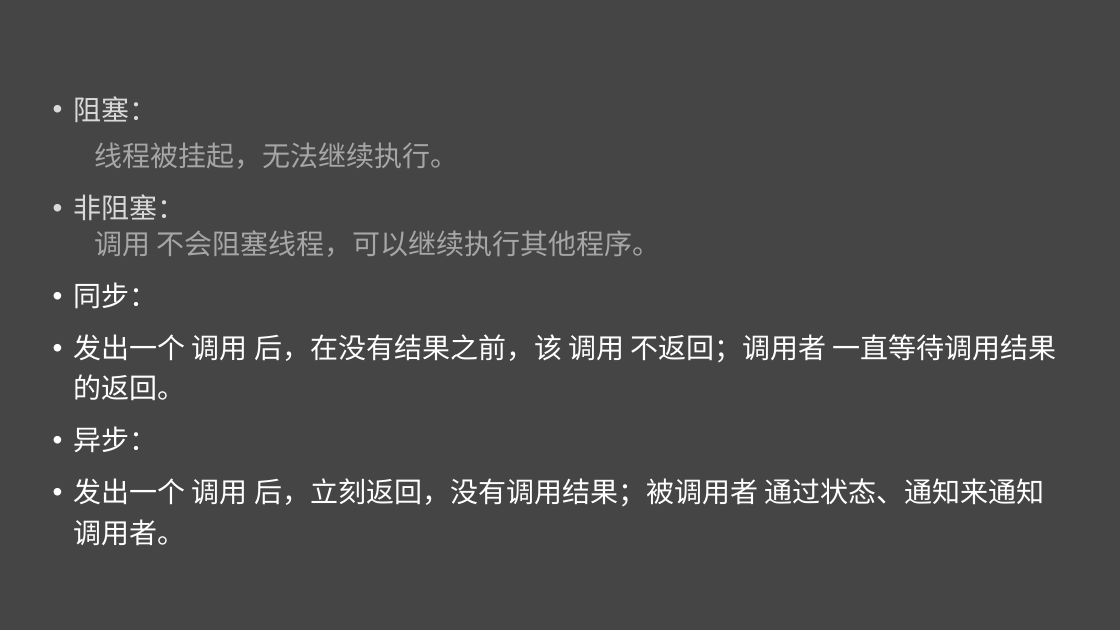
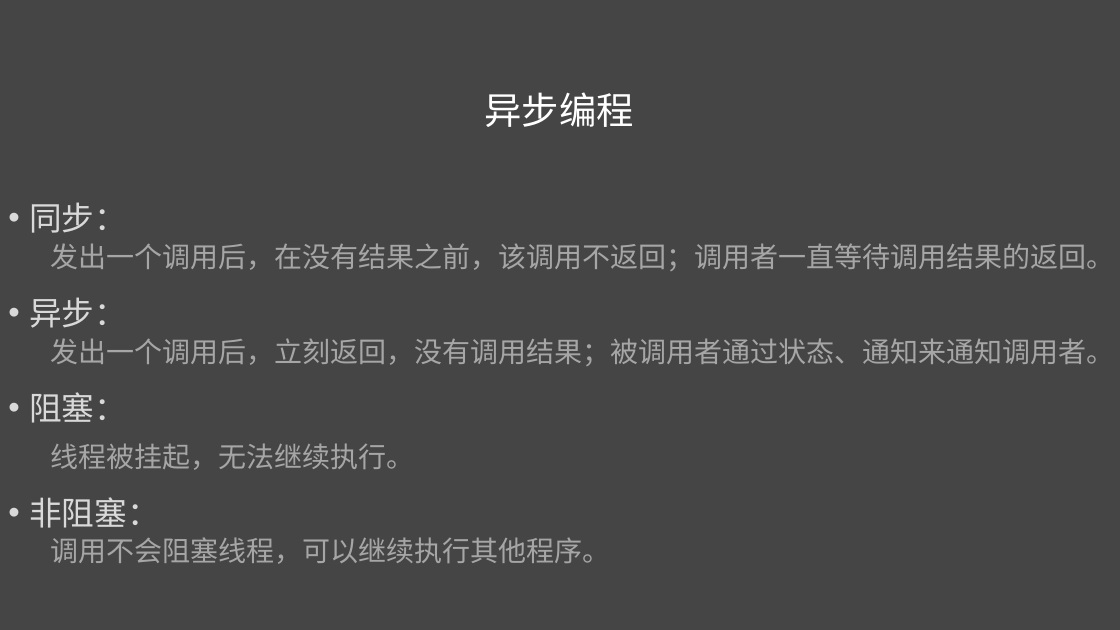
Before and after one commit to liuweiGL/share, a slide deck: slide 10 of ppt/JavaScript基础二.pptx (slide 4 before the commit). Drawn at 1120x630 pixels with LibreOffice and Linux fonts; fonts in the diff are those of the drawing. Boxes give left, top, right and bottom in pixels: in the first picture for what was removed or moved away, otherwise in the second. Text is boxed around its words. In the diff, an @@ line names an element or a change of style, - is before the commit and + after.

```diff
--- a/ppt/JavaScript基础二.pptx
+++ b/ppt/JavaScript基础二.pptx
@@ text added at <box>485,92,634,127</box>, 32 pt, text #FFFFFF @@
+异步编程
@@ text "同步：": place and size @@
-text "同步：" at <box>74,96,1057,546</box>
+text "同步：" at <box>29,202,1114,564</box>
@@ text at <box>29,202,1114,366</box>: paragraphs added @@
+• 同步：
+  发出一个调用后，在没有结果之前，该调用不返回；调用者一直等待调用结果的返回。
+• 异步：
+  发出一个调用后，立刻返回，没有调用结果；被调用者通过状态、通知来通知调用者。
@@ text at <box>29,392,160,528</box>: size 24 to 28 pt in "阻塞：", "非阻塞：" @@
@@ text at <box>50,537,610,564</box>: text changed; text colour #FFFFFF to #A6A6A6 @@
-  调用 不会阻塞线程，可以继续执行其他程序。
-• 同步：
-• 发出一个 调用 后，在没有结果之前，该 调用 不返回；调用者 一直等待调用结果的返回。
-• 异步：
-• 发出一个 调用 后，立刻返回，没有调用结果；被调用者 通过状态、通知来通知 调用者。
+  调用不会阻塞线程，可以继续执行其他程序。
```
Also in this commit, not shown: 5 other slides changed, 6 slides added.
